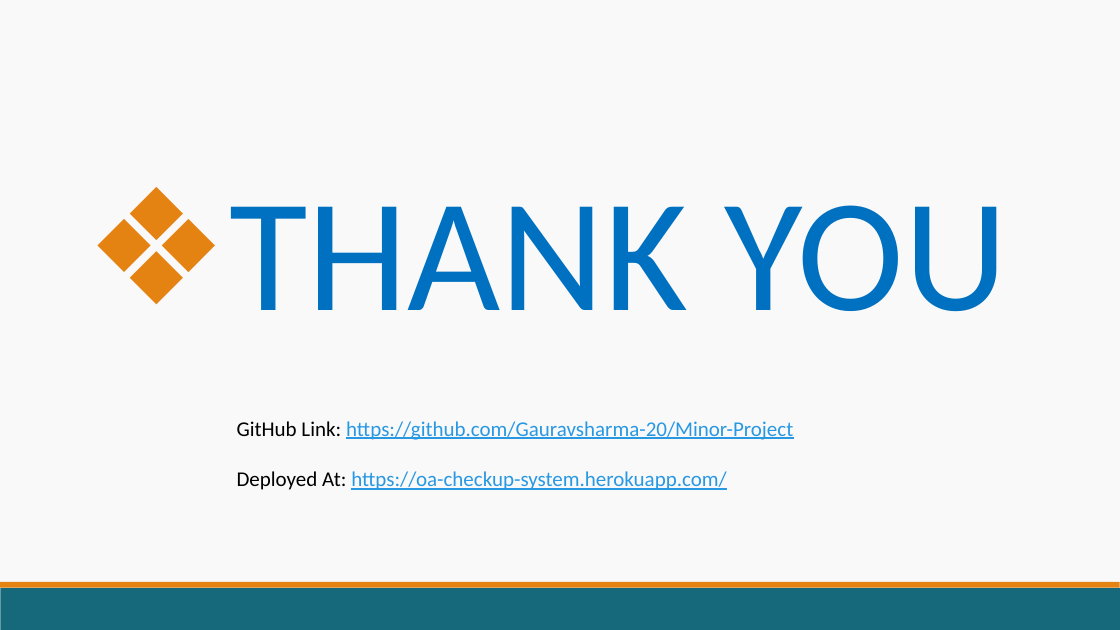
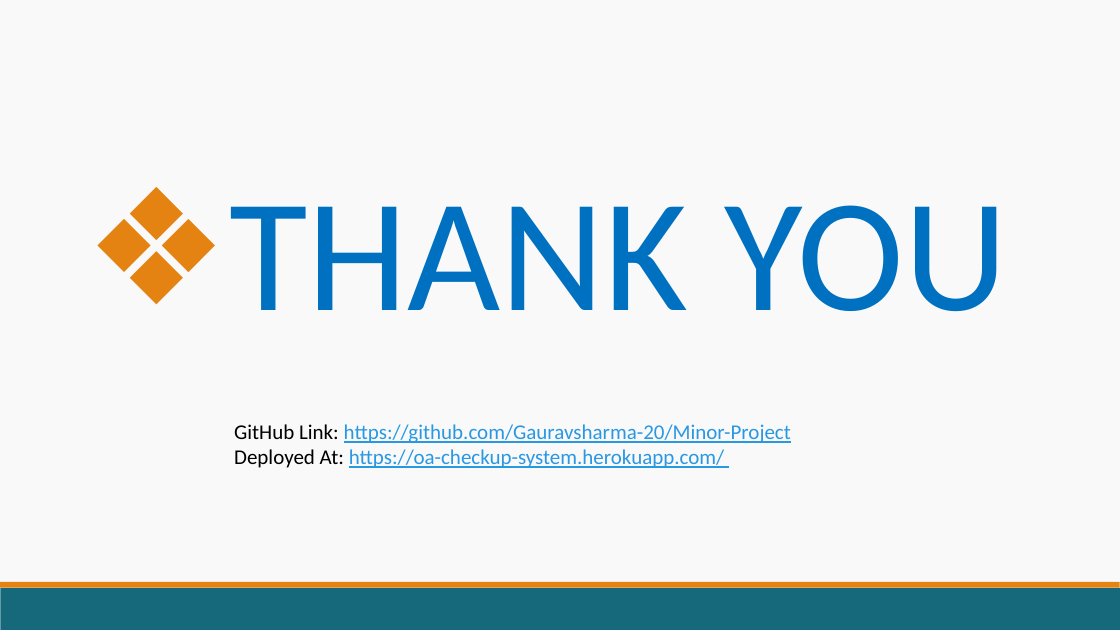
Before and after one commit to Gauravsharma-20/Osteoarthritis-Checkup-System, a slide deck: slide 15 of Osteoarthritis Checkup System.pptx (slide 14 before the commit). Drawn at 1120x630 pixels with LibreOffice and Linux fonts; fonts in the diff are those of the drawing. Boxes give left, top, right and bottom in pixels: in the first picture for what was removed or moved away, otherwise in the second. Text is boxed around its words. In the diff, an @@ line names an element or a change of style, - is before the commit and + after.

Commit message:
Demo, Report, Deployment link added.

```diff
--- a/Osteoarthritis Checkup System.pptx
+++ b/Osteoarthritis Checkup System.pptx
@@ text "GitHub Link: https://github.com/Gauravsharma-20/Minor-Projec ..." rewrapped from <box>237,421,793,490</box> to <box>234,424,791,468</box> @@
```
Also in this commit, not shown: 2 other slides changed, 1 slide added, 45 other files.
